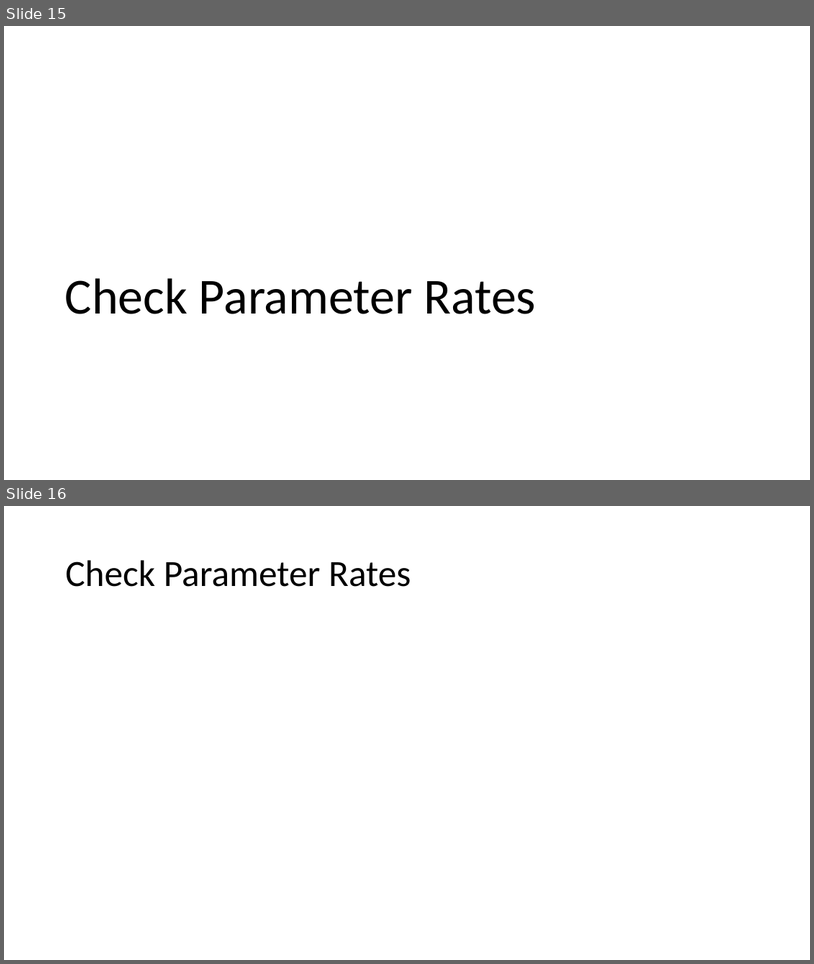
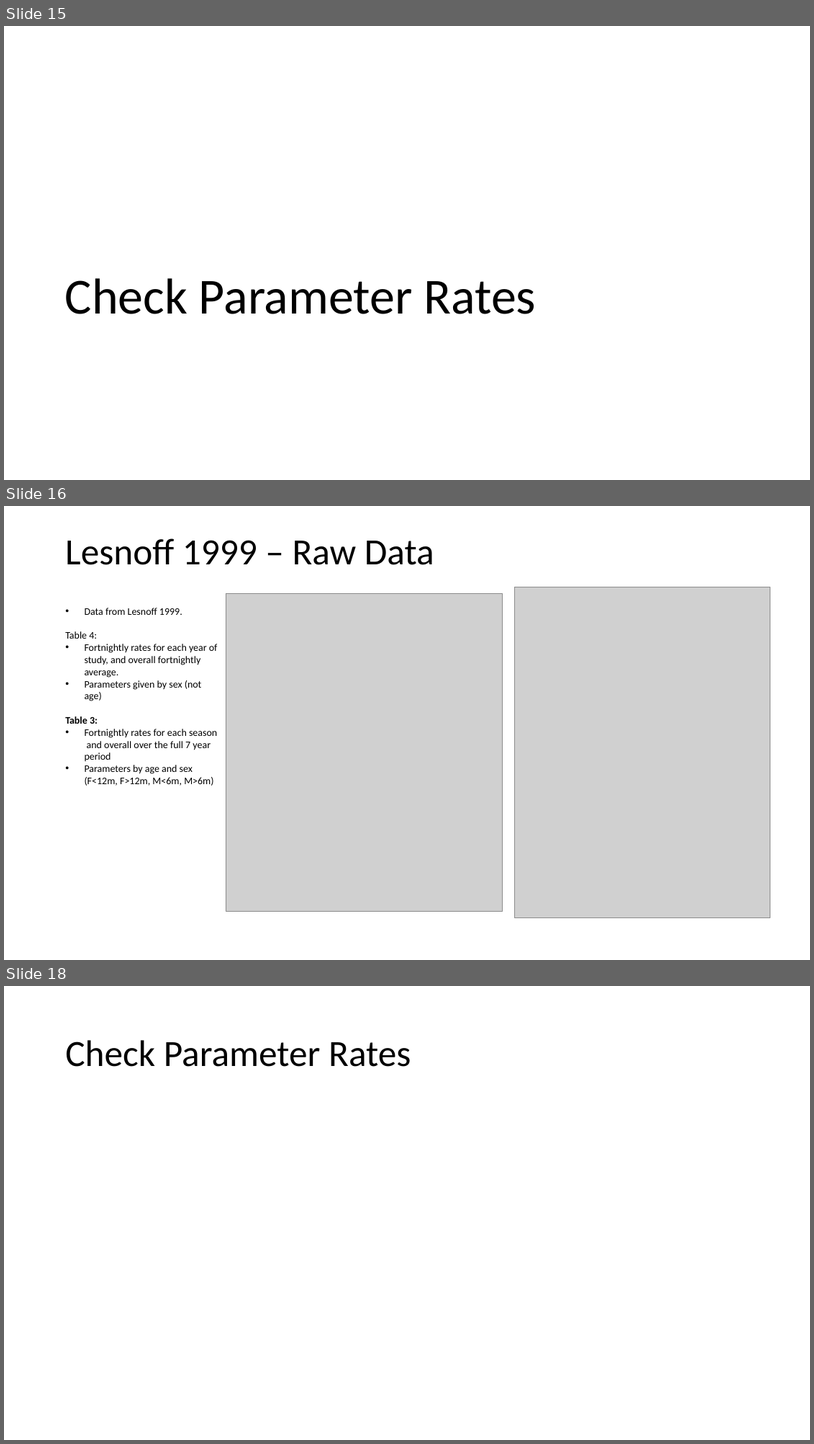
Before and after one commit to BethSavagar/demographic_model_1, a slide deck: presentations/profile-validation/lesnoff.pptx. Shown one above the other, each under a label of ours: slides 15 and 16 before the commit, slides 15, 16 and 18 after it; the slides between them are not shown. The pictures are 814x964 and 814x1444 pixels, drawn with LibreOffice and Linux fonts; fonts in the diff are those of the drawing; grey boxes stand for pictures. Boxes give left, top, right and bottom in pixels: in the first picture for what was removed or moved away, otherwise in the second. Text is boxed around its words. In the diff, an @@ line names an element or a change of style, - is before the commit and + after.

Commit message:
lesnoff mortF checks

```diff
--- a/presentations/profile-validation/lesnoff.pptx
+++ b/presentations/profile-validation/lesnoff.pptx
@@ slide 16 added at bbox=[4, 506, 810, 960], background #FFFFFF @@
@@ text added at bbox=[65, 538, 435, 565], 44 pt, text #000000 @@
+Lesnoff 1999 – Raw Data
@@ picture added at bbox=[515, 587, 771, 917] @@
@@ text added at bbox=[65, 608, 218, 785], 12 pt, text #000000 @@
+• Data from Lesnoff 1999.
+Table 4:
+• Fortnightly rates for each year of study, and overall fortnightly average.
+• Parameters given by sex (not age)
+Table 3:
+• Fortnightly rates for each season and overall over the full 7 year period
+• Parameters by age and sex (F<12m, F>12m, M<6m, M>6m)
@@ picture added at bbox=[226, 593, 502, 911] @@
@@ what was slide 16 is now slide 18 @@
```
Also in this commit, not shown: 1 slide changed, 1 other slide added, 4 other files.
